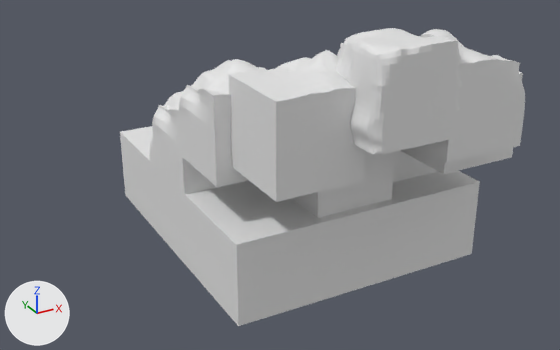
The glTF model homeisland.glb, before and after one commit.
One viewpoint serves both versions: a camera (50 mm lens) standing at (-9.1, -14.0, 6.4) and looking at (1.9, 5.9, -3.5). The lights are fixed; the arrows at lower left show +X, +Y and +Z. Where no turn or scale is listed for an object, it has been applied to the vertices.
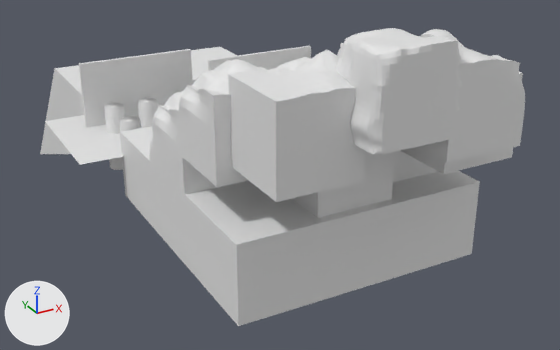
Boxes (x1, y1, x2, y2) around the edits, measured in the pictures (560 x 350 px):
'Cube.015', added: after (79, 49, 193, 128)
'Cube.013', added: after (40, 47, 237, 154)
'Plane', added: after (45, 115, 143, 165)
'Cube.014', added: after (208, 46, 311, 71)
'Cylinder.006', added: after (104, 103, 125, 170)
'Cylinder.007', added: after (138, 98, 158, 128)
'Cylinder.005', added: after (119, 117, 141, 132)

The change, as a diff of the scene's bpy script:
```diff
--- a/homeisland.glb.py
+++ b/homeisland.glb.py
@@ me_cylinder_007 @@
+me_cylinder_007.from_pydata(...)  # 64 vertices, 124 faces; spans x -0.3..0.3, y -0.3..0.3, z -1.0..1.0
@@ me_cube_015 @@
+me_cube_015.from_pydata(...)  # a box spanning x -1.82..1.82, y -0.06..0.06, z -1.27..1.27
@@ me_plane @@
+me_plane.from_pydata([(-4.36, -2.04, 0.0), (4.36, -2.04, 0.0), (-4.36, 2.04, 0.0), (4.36, 2.04, 0.0)], [], [(0, 1, 3), (0, 3, 2)])
@@ me_cube_013 @@
+me_cube_013.from_pydata([(-3.28, -1.88, -1.0), (-3.28, -1.88, 1.0), (-3.28, 6.76, -4.07), (-3.28, 1.88, 1.0), (3.28, -1.88, -1.0), (3.28, -1.88, 1.0), (3.28, 6.76, -4.07), (3.28, 1.88, 1.0)], [], [(0, 1, 3), (0, 3, 2), (2, 3, 7), (2, 7, 6), (6, 7, 5), (6, 5, 4), (4, 5, 1), (4, 1, 0), (2, 6, 4), (2, 4, 0), (7, 3, 1), (7, 1, 5)])
@@ ob_cylinder_007 @@
+ob_cylinder_007 = bpy.data.objects.new('Cylinder.007', me_cylinder_007)
+ob_cylinder_007.location = (-1.54, 8.33, -2.2)
@@ ob_cylinder_006 @@
+ob_cylinder_006 = bpy.data.objects.new('Cylinder.006', me_cylinder_007.copy())
+ob_cylinder_006.location = (-2.61, 8.33, -2.2)
@@ ob_cylinder_005 @@
+ob_cylinder_005 = bpy.data.objects.new('Cylinder.005', me_cylinder_007.copy())
+ob_cylinder_005.location = (-2.61, 6.87, -2.2)
@@ ob_cube_015 @@
+ob_cube_015 = bpy.data.objects.new('Cube.015', me_cube_015)
+ob_cube_015.location = (-1.54, 9.08, -1.22)
@@ ob_cube_014 @@
+ob_cube_014 = bpy.data.objects.new('Cube.014', me_cube_015.copy())
+ob_cube_014.location = (2.08, 7.58, -1.22)
@@ ob_plane @@
+ob_plane = bpy.data.objects.new('Plane', me_plane)
+ob_plane.location = (0.0, 8.2, -1.99)
@@ ob_cube_013 @@
+ob_cube_013 = bpy.data.objects.new('Cube.013', me_cube_013)
+ob_cube_013.location = (0.18, 11.9, -2.3)
```
